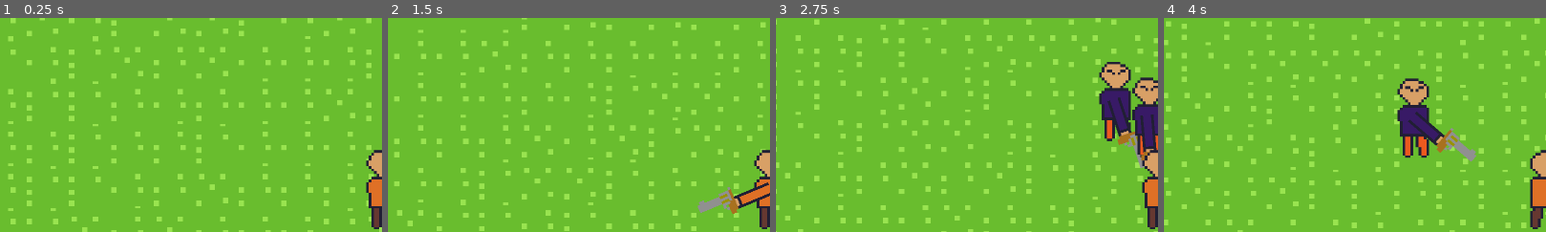
Above: before the commit, frames 1-4 (left to right).
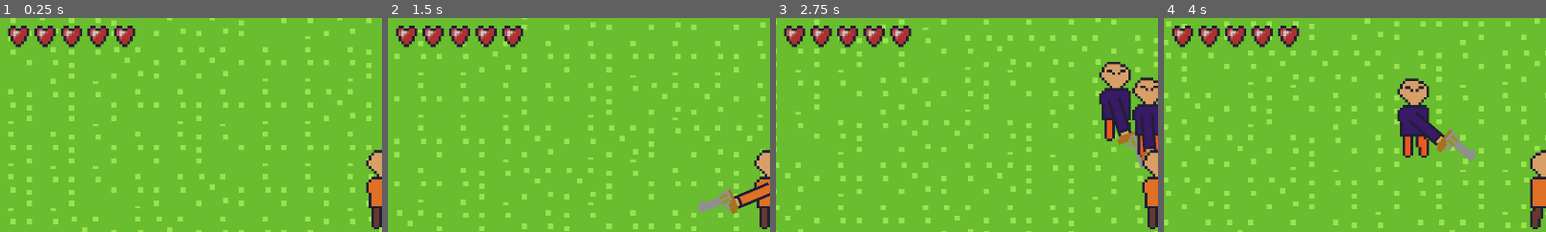
Above: after the commit, the same moments.

Repository: Mostafa-Nashat/shooter
Game: Godot game, scene res://scenes/root.tscn
Two runs of this game, one before a commit and one after it. Both use one fixed random seed, a clock stepped at 60 frames per second and the inputs below.
Inputs (mouse positions are % of the whole screen's width and height, from its top left):
- Up to frame 1 (0.25 s): no input
- Up to frame 2 (1.5 s): tap Enter at 0.5 s; move the mouse to (72, 45) at 0.52 s; hold D (right) 0.53-1.28 s; tap W (front) at 0.6 s; move the mouse to (30, 55) at 1.27 s; hold S (back) from 1.28 s (still down); right-click (30, 55) at 1.35 s
- Up to frame 3 (2.75 s): move the mouse to (60, 28) at 2.02 s; release S (back) at 2.03 s; hold D (right) from 2.03 s (still down); click (60, 28) at 2.1 s
- Up to frame 4 (4 s): move the mouse to (45, 70) at 2.77 s; tap W (front) at 2.85 s; move the mouse to (80, 65) at 3.52 s; release D (right) at 3.53 s; hold A (left) from 3.53 s (still down); right-click (80, 65) at 3.6 s
The pictures show only the part of the screen within x 0-50%, y 1-51%; the shares and areas given below are measured in that part.

The runs differ from the first frame. In frame 1, 2.1% of the frame differs, in the area x 2-36%, y 3-14%; in frame 2, 2.1%; in frame 3, 2.1%; in frame 4, 2.1%.

Commit message:
added add_health ui manager function

Diff:
--- a/scenes/player/player.gd
+++ b/scenes/player/player.gd
@@ -23,6 +23,7 @@
 		ui_manager.add_weapon_display(gun.weapon.sprite)
 	if sword.weapon:
 		ui_manager.add_weapon_display(sword.weapon.sprite)
+	ui_manager.add_hearts(5)
 	health.set_health(5)
 
 func _physics_process(_delta: float) -> void:
--- a/scenes/player/player.tscn
+++ b/scenes/player/player.tscn
@@ -17,6 +17,7 @@
 [ext_resource type="Texture2D" uid="uid://0dpmngcg128u" path="res://assets/ui_0003.png" id="13_myrg7"]
 [ext_resource type="Texture2D" uid="uid://dxrhpoorojc8n" path="res://assets/ui_0004.png" id="14_kvlxm"]
 [ext_resource type="Script" uid="uid://bpsh5p35yjjgw" path="res://systems/helper_camera/helper_camera.gd" id="17_kvlxm"]
+[ext_resource type="Texture2D" uid="uid://iqw2df0mk3x2" path="res://assets/heart.png" id="17_uf5tr"]
 
 [sub_resource type="RectangleShape2D" id="RectangleShape2D_h17s1"]
 size = Vector2(8, 8)
@@ -149,17 +150,23 @@
 position = Vector2(0.5, 0)
 shape = SubResource("RectangleShape2D_kvlxm")
 
-[node name="UI_manager" type="Node2D" parent="." unique_id=382332147 node_paths=PackedStringArray("weapons")]
+[node name="UI_manager" type="Node2D" parent="." unique_id=382332147 node_paths=PackedStringArray("weapons", "health_bar")]
 script = ExtResource("5_qek5x")
 weapons = NodePath("weapons")
 left_frame_sprite = ExtResource("11_ugbui")
 middle_frame_sprite = ExtResource("12_fcs02")
 right_frame_sprite = ExtResource("13_myrg7")
 single_frame_sprite = ExtResource("14_kvlxm")
+health_bar = NodePath("health")
+heart_texture = ExtResource("17_uf5tr")
+heart_distance = 10.0
 metadata/_custom_type_script = "uid://ch5tr6awtfhui"
 
 [node name="weapons" type="Node2D" parent="UI_manager" unique_id=1666946258]
 position = Vector2(-135, 73)
+
+[node name="health" type="Node2D" parent="UI_manager" unique_id=551496572]
+position = Vector2(-137, -73)
 
 [node name="arm_visibility_timer" type="Timer" parent="." unique_id=866513851]
 wait_time = 0.5
--- a/scenes/player/ui.gd
+++ b/scenes/player/ui.gd
@@ -9,7 +9,9 @@
 @export var single_frame_sprite: Texture2D
 @export var frame_size: Vector2 = Vector2(16, 16)
 @export_group("health")
-@export var health: float
+@export var health_bar: Node2D
+@export var heart_texture: Texture2D
+@export var heart_distance: float
 
 var number_of_weapon_frames: int = 0
 
@@ -47,3 +49,11 @@
 	frame.position.x = number_of_weapon_frames * frame_size.x
 	weapons.add_child(frame)
 	number_of_weapon_frames += 1
+
+
+func add_hearts(health: int):
+	for index in range(health):
+		var heart_sprite := Sprite2D.new()
+		heart_sprite.texture = heart_texture
+		heart_sprite.position.x = index * heart_distance
+		health_bar.add_child(heart_sprite)
